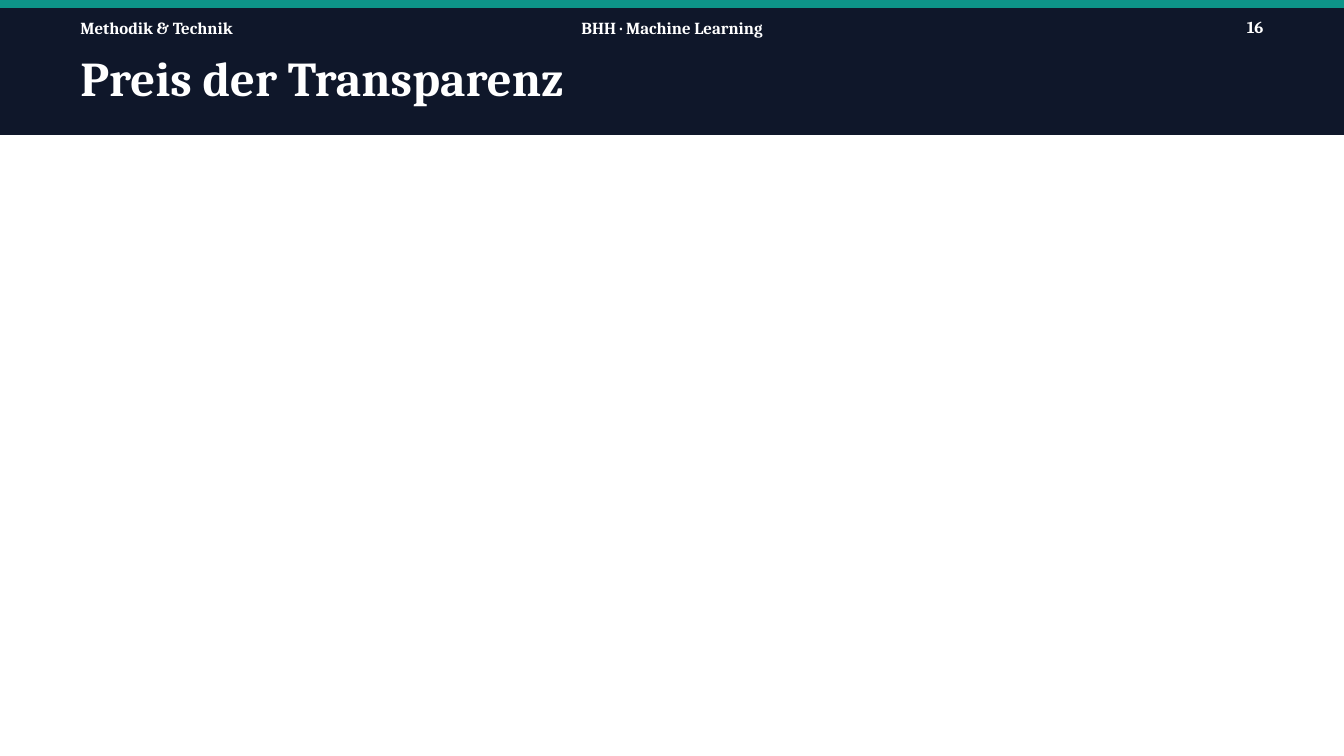
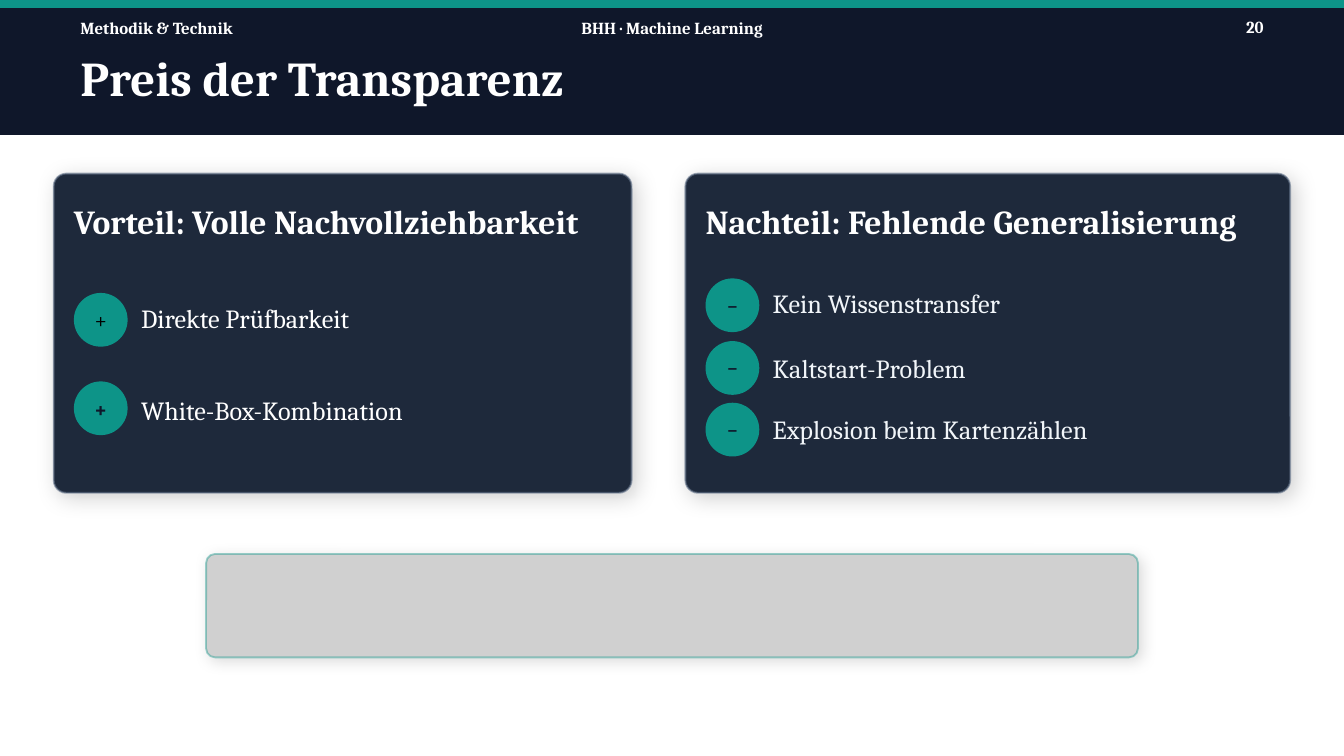
Before and after one commit to Tom-N-M/ml-blackjack, a slide deck: slide 20 of Präsi/PP_v2.pptx (slide 16 before the commit). Drawn at 1344x756 pixels with LibreOffice and Linux fonts; fonts in the diff are those of the drawing; grey boxes stand for pictures. Boxes give left, top, right and bottom in pixels: in the first picture for what was removed or moved away, otherwise in the second. Text is boxed around its words. In the diff, an @@ line names an element or a change of style, - is before the commit and + after.

```diff
--- a/Präsi/PP_v2.pptx
+++ b/Präsi/PP_v2.pptx
@@ page number at (1246,21,1263,33): text changed @@
-16
+20
@@ rounded rectangle added at (54,173,632,493), fill #1E293B, outline #64748B 1 pt @@
@@ rounded rectangle added at (685,173,1290,493), fill #1E293B, outline #64748B 1 pt @@
@@ text added at (74,210,578,235), 18 pt, text #FFFFFF, bold @@
+Vorteil: Volle Nachvollziehbarkeit
@@ text added at (706,210,1236,242), 18 pt, text #FFFFFF, bold @@
+Nachteil: Fehlende Generalisierung
@@ text added at (706,269,759,323), 12 pt, text #0F172A, bold @@
+_
@@ ellipse added at (74,293,128,347), fill #0D9488 @@
@@ text added at (74,293,128,347), 12 pt, text #000000 @@
++
@@ ellipse added at (706,278,759,332), fill #0D9488 @@
@@ text added at (773,294,1000,314), 14 pt, text #F1F5F9 @@
+Kein Wissenstransfer
@@ text added at (141,309,349,329), 14 pt, text #FFFFFF @@
+Direkte Prüfbarkeit
@@ ellipse added at (706,341,759,395), fill #0D9488 @@
@@ text added at (706,332,759,386), 12 pt, text #0F172A, bold @@
+_
@@ ellipse added at (74,382,128,435), fill #0D9488 @@
@@ text added at (74,382,128,435), 12 pt, text #0F172A, bold @@
++
@@ text added at (773,360,966,379), 14 pt, text #F1F5F9 @@
+Kaltstart-Problem
@@ text added at (141,402,403,421), 14 pt, text #FFFFFF @@
+White-Box-Kombination
@@ ellipse added at (706,403,759,457), fill #0D9488 @@
@@ text added at (706,394,759,448), 12 pt, text #0F172A, bold @@
+_
@@ text added at (773,421,1088,445), 14 pt, text #F1F5F9 @@
+Explosion beim Kartenzählen
@@ picture added at (206,554,1137,657) @@
```
Also in this commit, not shown: 5 other slides changed, 4 slides added.
